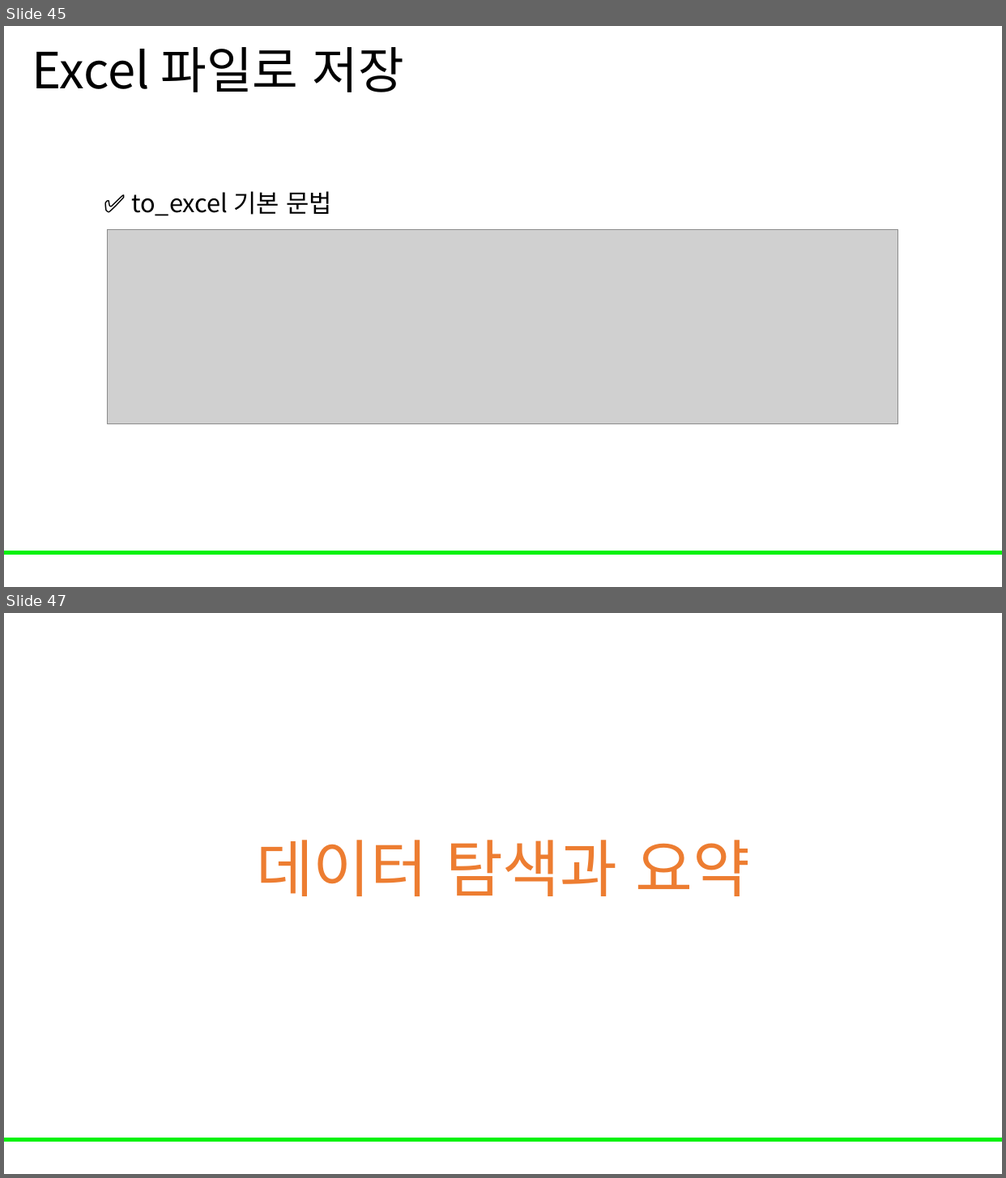
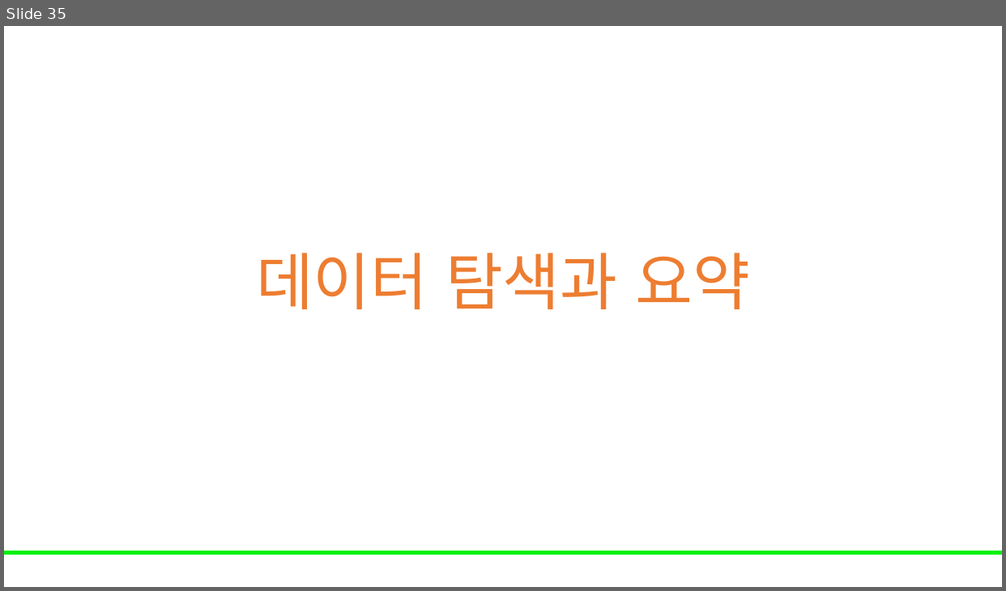
Before and after one commit to Leader-Lesson/KDT_RE_5th, a slide deck: material/3_데이터분석/04_pandas.pptx. Shown one above the other, each under a label of ours: slides 45 and 47 before the commit, slide 35 after it; the slides between them are not shown. The pictures are 1006x1178 and 1006x591 pixels, drawn with LibreOffice and Linux fonts; fonts in the diff are those of the drawing; grey boxes stand for pictures; background and template pictures are left out. Boxes give left, top, right and bottom in pixels: in the first picture for what was removed or moved away, otherwise in the second. Text is boxed around its words. In the diff, an @@ line names an element or a change of style, - is before the commit and + after.

```diff
--- a/material/3_데이터분석/04_pandas.pptx
+++ b/material/3_데이터분석/04_pandas.pptx
@@ slide 45 removed at (4, 26, 1002, 587), background #FFFFFF; not listed: 1 template element that a slide beside it also shows @@
@@ title removed at (32, 47, 404, 92) @@
-Excel 파일로 저장
@@ text removed at (131, 191, 333, 216) @@
-✅ to_excel 기본 문법
@@ picture removed at (108, 229, 898, 425) @@
@@ what was slide 47 is now slide 35 @@
```
Also in this commit, not shown: 13 slides changed, 11 other slides removed, 2 other files.
